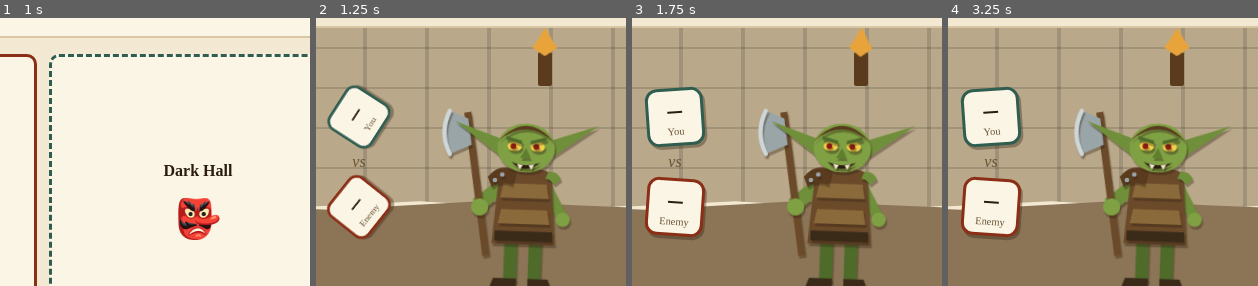
Above: before the commit, frames 1-4 (left to right).
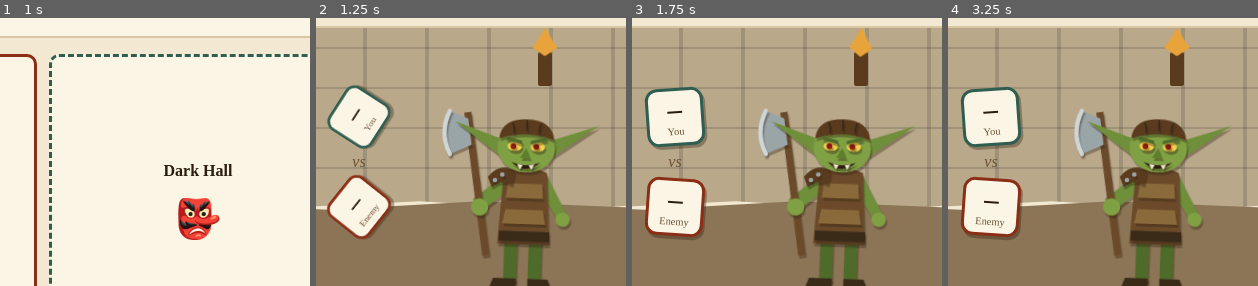
Above: after the commit, the same moments.

Repository: Wut-Lab/Dungeon-10
Game: browser game, page index.html
The game is run twice, just before and just after one commit, with the same random seed, the same clock (stepped at 60 frames per second) and the same inputs.
Inputs:
- Up to frame 1 (1 s): click "Tap to begin your quest" at 0.27 s
- Up to frame 2 (1.25 s): hold Right from 1.03 s (still down)
- Up to frame 3 (1.75 s): release Right at 1.53 s; hold Right from 1.58 s (still down)
- Up to frame 4 (3.25 s): release Right at 2.25 s; hold Right 2.3-2.8 s; hold Right from 2.85 s (still down)
The pictures show only the part of the screen within x 43-93%, y 22-72%; the shares and areas given below are measured in that part.

Frame 1 is identical in both runs. In frame 2, 2.2% of the frame differs, in the area x 56-80%, y 37-86%; in frame 3, 2.2%; in frame 4, 2.2%.

Commit message:
Goblin: slimmer vest, skullcap, no green shoulder piece
Co-Authored-By: Claude Opus 5.5 <noreply@anthropic.com>
Claude-Session: https://claude.ai/code/session_013BExePevm9JAB9t41chAoh

Diff:
--- a/art.js
+++ b/art.js
@@ -41,9 +41,9 @@
   <path d="M42 148 h16 v8 h-19 Z M66 148 h14 l3 8 h-17 Z" fill="#3a2a18"/>
   <path d="M76 74 L92 103 L86 107 L70 82 Z" fill="#6f8f3a"/>
   <path d="M50 74 L26 94 L31 103 L54 84 Z" fill="#6f8f3a"/>
-  <path d="M44 74 Q62 66 80 74 L84 124 L40 124 Z" fill="#6b4a2a"/>
-  <path d="M47 82 H77 L79 92 H45 Z M46 100 H78 L80 110 H44 Z" fill="#8a6a3a"/>
-  <rect x="42" y="115" width="40" height="7" fill="#3a2a18"/>
+  <path d="M47 74 Q62 67 77 74 L80 124 L44 124 Z" fill="#6b4a2a"/>
+  <path d="M50 82 H74 L75 92 H49 Z M49 100 H75 L77 110 H47 Z" fill="#8a6a3a"/>
+  <rect x="45" y="115" width="35" height="7" fill="#3a2a18"/>
   <circle cx="89" cy="106" r="5" fill="#7fa043"/>
   <path d="M18 34 L23 33 L39 132 L34 133 Z" fill="#6b4a2a"/>
   <path d="M21 38 L8 33 Q1 48 9 63 L24 56 Z" fill="#9aa5a8"/>
@@ -51,11 +51,11 @@
   <circle cx="31" cy="99" r="6" fill="#7fa043"/>
   <path d="M36 78 Q44 67 55 73 L53 83 Q45 79 39 85 Z" fill="#5a3b1e"/>
   <circle cx="46" cy="76" r="1.6" fill="#9aa5a8"/><circle cx="41" cy="80" r="1.6" fill="#9aa5a8"/>
-  <path d="M78 73 Q84 72 87 78 L82 82 Q80 78 76 78 Z" fill="#6f8f3a"/>
   <path d="M44 51 L12 40 L44 63 Z" fill="#6f8f3a"/>
   <path d="M80 51 L112 40 L80 63 Z" fill="#6f8f3a"/>
   <ellipse cx="62" cy="57" rx="20" ry="17" fill="#7fa043"/>
-  <path d="M42 53 Q62 30 82 53 Q72 44 62 44 Q52 44 42 53 Z" fill="#5a3b1e"/>
+  <path d="M43 51 Q44 37 62 37 Q80 37 81 51 Q62 44 43 51 Z" fill="#5a3b1e"/>
+  <path d="M62 37.5 V45 M52 39.5 Q54 44 53 47 M72 39.5 Q70 44 71 47" fill="none" stroke="#3a2a18" stroke-width="1.2"/>
   <ellipse cx="54" cy="56" rx="5" ry="3.5" fill="#f2d14a"/>
   <ellipse cx="70" cy="56" rx="5" ry="3.5" fill="#f2d14a"/>
   <circle cx="53" cy="56" r="2" fill="#8b1a10"/>
